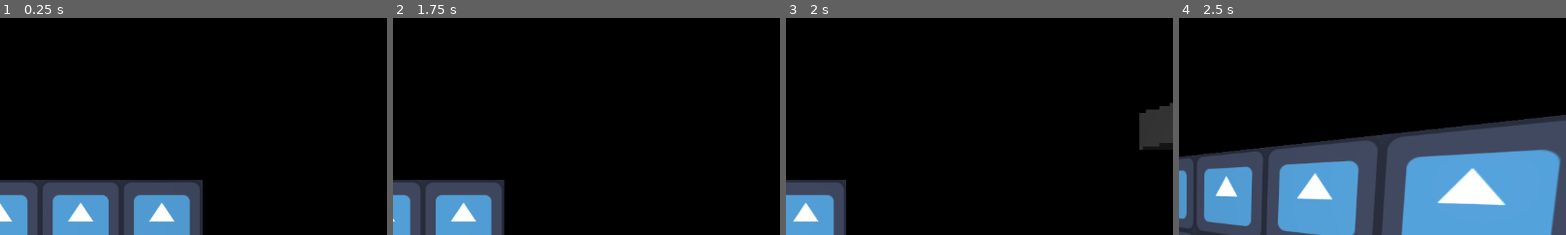
Above: before the commit, frames 1-4 (left to right).
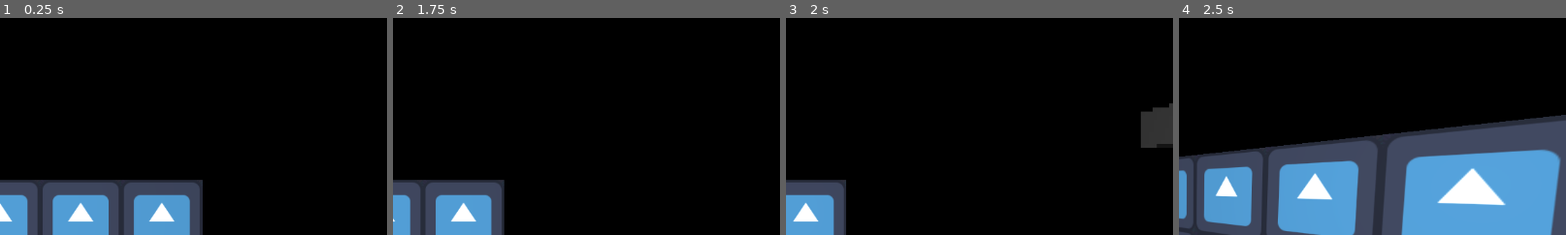
Above: after the commit, the same moments.

Repository: brantagames/noise-shader
Game: Godot game, scene res://main.tscn
The game is run twice, just before and just after one commit, with the same random seed, the same clock (stepped at 60 frames per second) and the same inputs. The engine's default icon, where the game draws it, is replaced by a stand-in: a white triangle on a blue panel in a dark square.
Inputs (mouse positions are % of the whole screen's width and height, from its top left):
- Up to frame 1 (0.25 s): no input
- Up to frame 2 (1.75 s): click "Sliding Noise" at 0.5 s; tap Enter at 1.25 s; move the mouse to (72, 45) at 1.27 s; hold D (move_right) from 1.28 s (still down); hold X (func_clear_noise) from 1.28 s (still down); click (72, 45) at 1.42 s
- Up to frame 3 (2 s): keep holding D (move_right); keep holding X (func_clear_noise)
- Up to frame 4 (2.5 s): move the mouse to (45, 50) at 2.02 s; release D (move_right) at 2.03 s; release X (func_clear_noise) at 2.03 s; hold W (move_up) from 2.03 s (still down); tap R (func_randomize_noise) at 2.1 s
The pictures show only the part of the screen within x 50-100%, y 5-55%; the shares and areas given below are measured in that part.

Frames 1-2 are identical in both runs. In frame 3, 0.2% of the frame differs, in the area x 91-100%, y 39-61%; in frame 4, nothing differs.

Commit message:
make pixels larger

Diff:
--- a/demo/player.tscn
+++ b/demo/player.tscn
@@ -78,11 +78,11 @@
 grow_horizontal = 2
 grow_vertical = 2
 stretch = true
-stretch_shrink = 5
+stretch_shrink = 6
 
 [node name="NoiseViewport" type="SubViewport" parent="CanvasLayer/NoiseContainer"]
 handle_input_locally = false
-size = Vector2i(230, 129)
+size = Vector2i(192, 108)
 render_target_update_mode = 4
 
 [node name="NoiseCamera" type="Camera3D" parent="CanvasLayer/NoiseContainer/NoiseViewport"]
